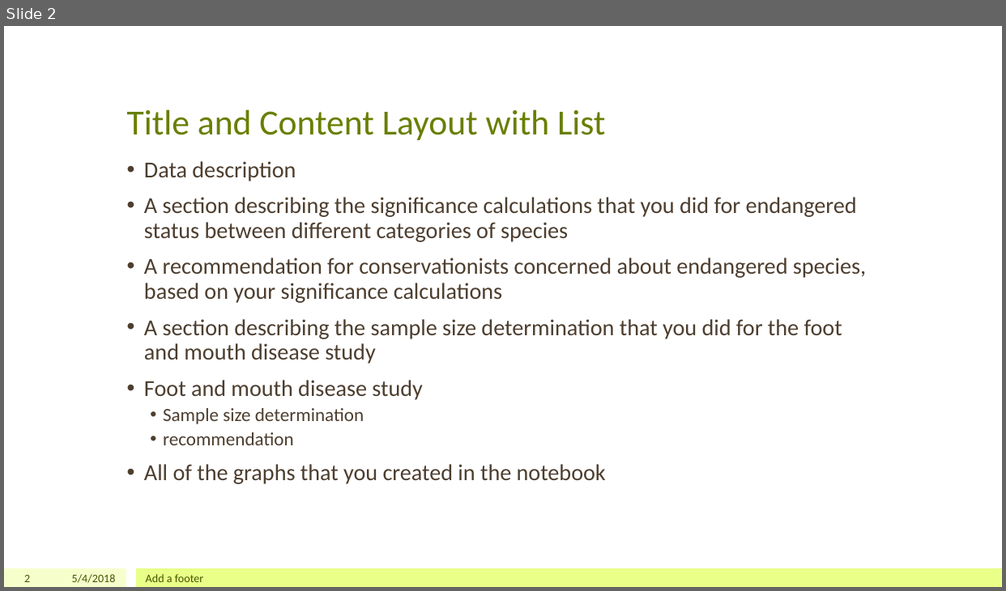
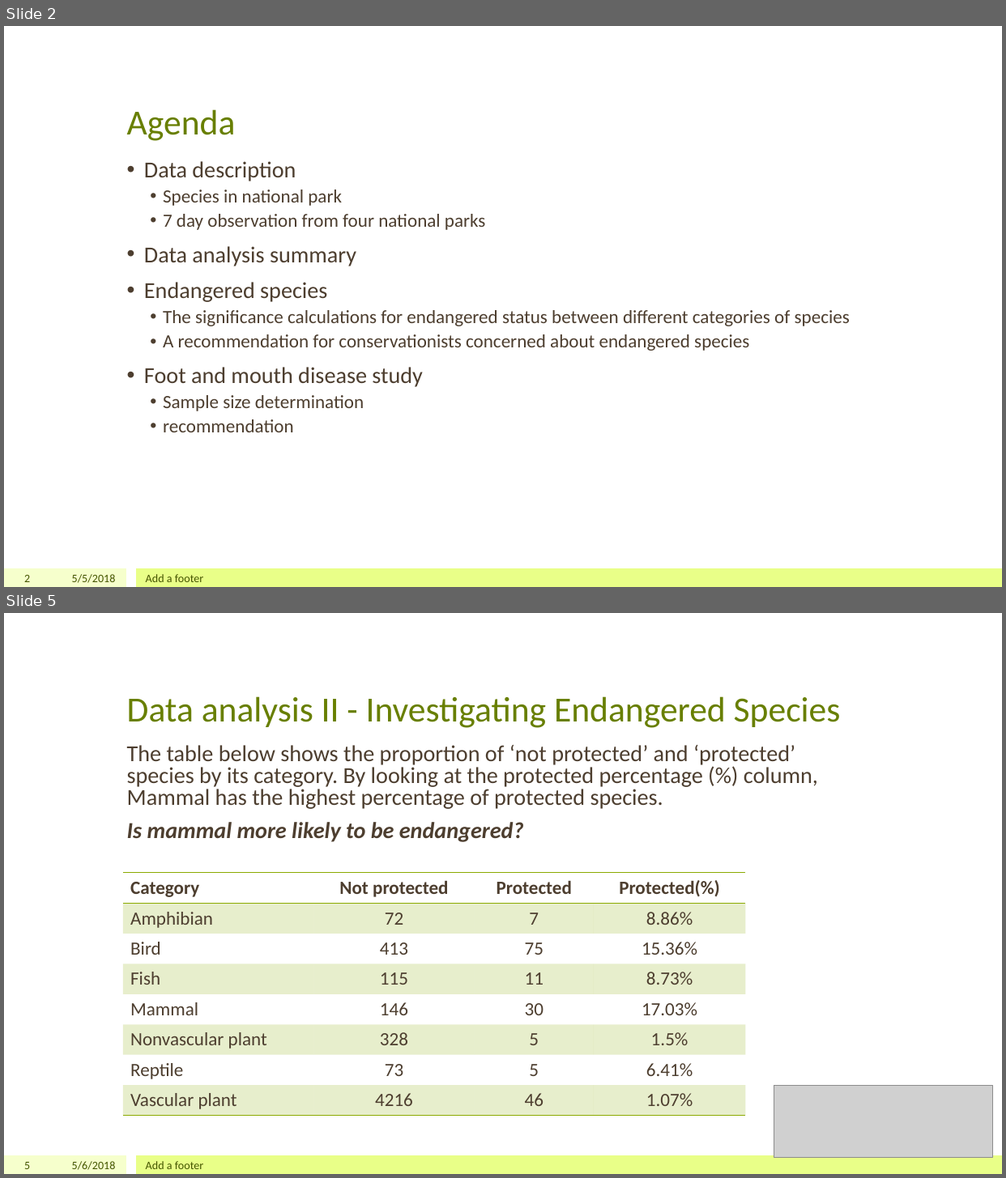
Before and after one commit to iamchristinelee/codeacademy, a slide deck: DataScience/Capstone/biodiversity.pptx. Shown one above the other, each under a label of ours: slide 2 before the commit, slides 2 and 5 after it; the slides between them are not shown. The pictures are 1006x591 and 1006x1178 pixels, drawn with LibreOffice and Linux fonts; fonts in the diff are those of the drawing; grey boxes stand for pictures. Boxes give left, top, right and bottom in pixels: in the first picture for what was removed or moved away, otherwise in the second. Text is boxed around its words. In the diff, an @@ line names an element or a change of style, - is before the commit and + after.

```diff
--- a/DataScience/Capstone/biodiversity.pptx
+++ b/DataScience/Capstone/biodiversity.pptx
@@ slide 5 added at (4, 613, 1002, 1174), background #FFFFFF; not listed: 2 template elements that a slide beside it also shows @@
@@ title added at (127, 696, 841, 728), 34 pt, text #688000 @@
+Data analysis II - Investigating Endangered Species
@@ text added at (127, 745, 818, 842), 22 pt, text #4D3E2F @@
+The table below shows the proportion of ‘not protected’ and ‘protected’ species by its category. By looking at the protected percentage (%) column, Mammal has the highest percentage of protected species.
+Is mammal more likely to be endangered?
@@ table added at (123, 873, 746, 1113), 8 rows, 4 columns @@
+Category | Not protected | Protected | Protected(%)
+Amphibian | 72 | 7 | 8.86%
+Bird | 413 | 75 | 15.36%
+Fish | 115 | 11 | 8.73%
+Mammal | 146 | 30 | 17.03%
+Nonvascular plant | 328 | 5 | 1.5%
+Reptile | 73 | 5 | 6.41%
+Vascular plant | 4216 | 46 | 1.07%
@@ picture added at (774, 1086, 993, 1158) @@
@@ page number added at (24, 1162, 30, 1169), 11 pt, text #455500 @@
+5
@@ text added at (72, 1161, 116, 1170), 11 pt, text #455500 @@
+5/6/2018
@@ text added at (146, 1161, 203, 1169), 11 pt, text #455500 @@
+Add a footer
@@ slide 2 changed as well @@
@@ title at (127, 109, 236, 141): text changed @@
-Title and Content Layout with List
+Agenda
@@ text at (144, 190, 850, 351): text changed; size 22 to 18 pt @@
-• A section describing the significance calculations that you did for endangered status between different categories of species
-• A recommendation for conservationists concerned about endangered species, based on your significance calculations
-• A section describing the sample size determination that you did for the foot and mouth disease study
+  • Species in national park
+  • 7 day observation from four national parks
+• Data analysis summary
+• Endangered species
+  • The significance calculations for endangered status between different categories of species
+  • A recommendation for conservationists concerned about endangered species
@@ text at (144, 464, 606, 484): paragraph removed @@
-• All of the graphs that you created in the notebook
@@ text at (72, 574, 116, 583): text changed @@
-5/4/2018
+5/5/2018
```
Also in this commit, not shown: 3 other slides changed, 5 other slides added, 10 slides removed, 3 other files.
